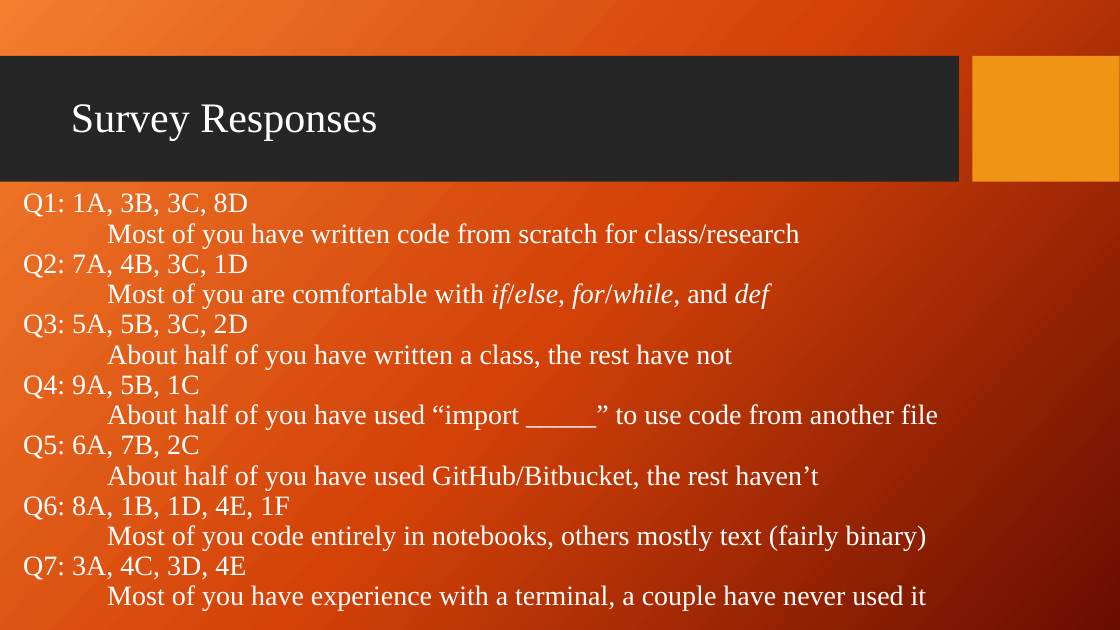
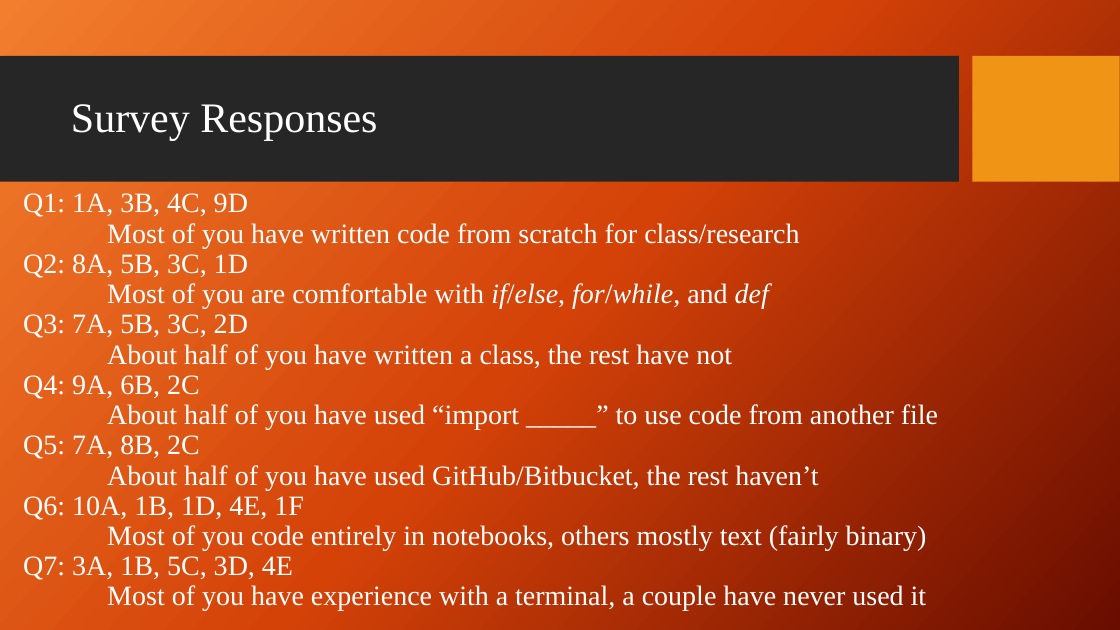
Before and after one commit to giganano/PythonBootcamp, a slide deck: slide 3 of slides/intro.pptx. Drawn at 1120x630 pixels with LibreOffice and Linux fonts; fonts in the diff are those of the drawing; background and template pictures are left out. Boxes give left, top, right and bottom in pixels: in the first picture for what was removed or moved away, otherwise in the second. Text is boxed around its words. In the diff, an @@ line names an element or a change of style, - is before the commit and + after.

```diff
--- a/slides/intro.pptx
+++ b/slides/intro.pptx
@@ text at <box>23,193,248,217</box>: text changed @@
-Q1: 1A, 3B, 3C, 8D
+Q1: 1A, 3B, 4C, 9D
@@ text at <box>23,254,248,278</box>: text changed @@
-Q2: 7A, 4B, 3C, 1D
+Q2: 8A, 5B, 3C, 1D
@@ text at <box>23,314,248,338</box>: text changed @@
-Q3: 5A, 5B, 3C, 2D
+Q3: 7A, 5B, 3C, 2D
@@ text at <box>23,375,200,399</box>: text changed @@
-Q4: 9A, 5B, 1C
+Q4: 9A, 6B, 2C
@@ text at <box>23,435,200,459</box>: text changed @@
-Q5: 6A, 7B, 2C
+Q5: 7A, 8B, 2C
@@ text at <box>23,496,304,520</box>: text changed @@
-Q6: 8A, 1B, 1D, 4E, 1F
+Q6: 10A, 1B, 1D, 4E, 1F
@@ text at <box>23,556,293,580</box>: text changed @@
-Q7: 3A, 4C, 3D, 4E
+Q7: 3A, 1B, 5C, 3D, 4E
```
Also in this commit, not shown: 4 other slides changed, 3 slides added, 25 other files.
